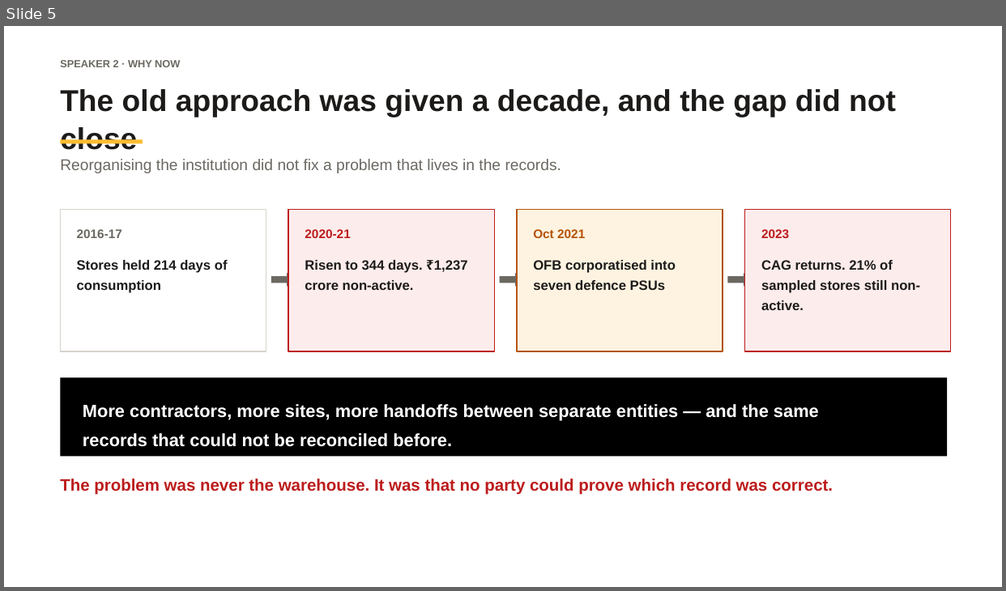
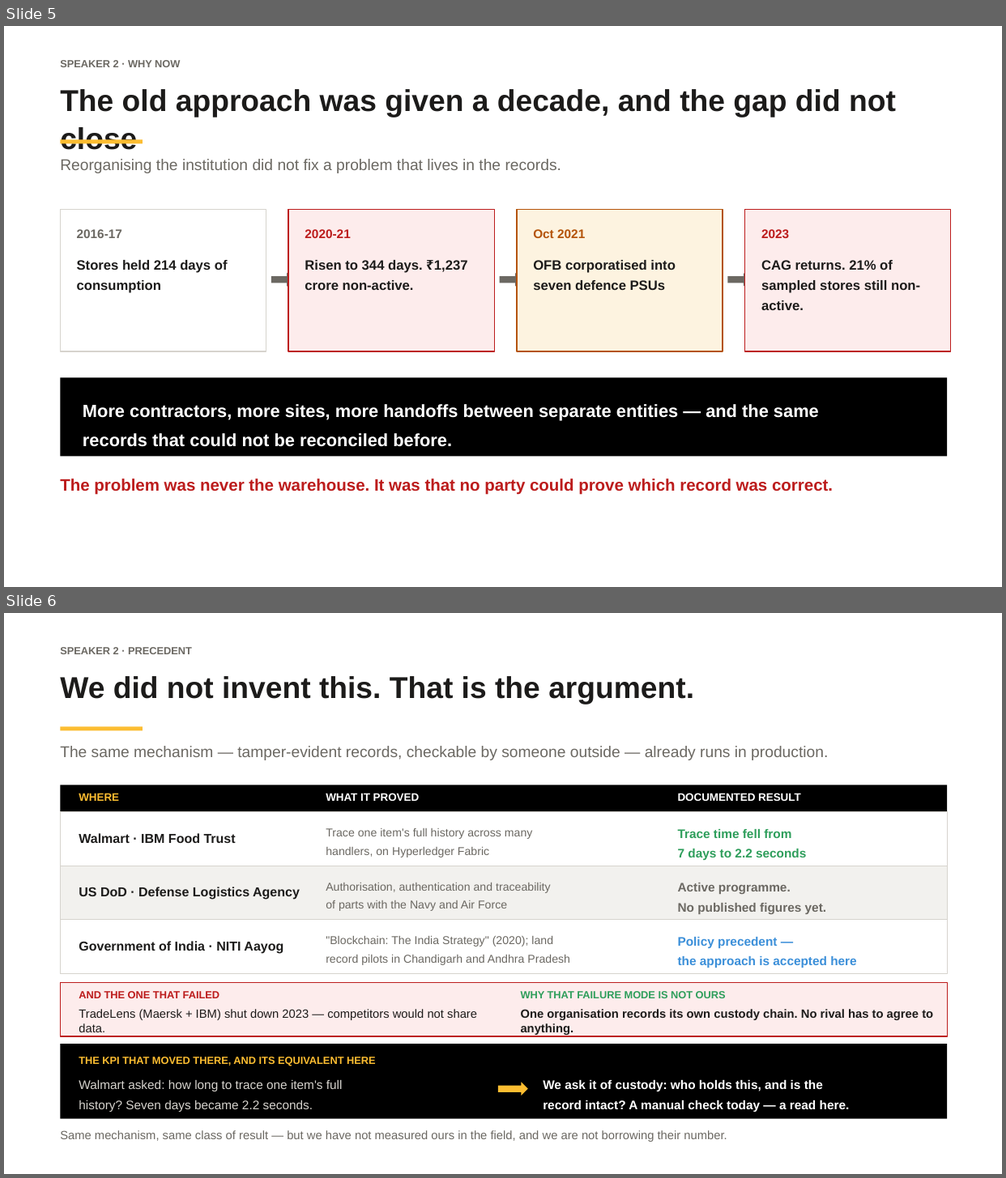
Before and after one commit to tohraan/chainid-vault, a slide deck: docs/ChainIDVault_Pitch_Deck.pptx. Shown one above the other, each under a label of ours: slide 5 before the commit, slides 5 and 6 after it. The pictures are 1006x591 and 1006x1178 pixels, drawn with LibreOffice and Linux fonts; fonts in the diff are those of the drawing. Boxes give left, top, right and bottom in pixels: in the first picture for what was removed or moved away, otherwise in the second. Text is boxed around its words. In the diff, an @@ line names an element or a change of style, - is before the commit and + after.

```diff
--- a/docs/ChainIDVault_Pitch_Deck.pptx
+++ b/docs/ChainIDVault_Pitch_Deck.pptx
@@ slide 6 added at (4, 613, 1002, 1174), background #FFFFFF @@
@@ text added at (60, 647, 192, 654), 10 pt, text #6B6862, bold @@
+SPEAKER 2 · PRECEDENT
@@ text added at (60, 676, 694, 705), 29 pt, text #1C1B1A, bold @@
+We did not invent this. That is the argument.
@@ rectangle added at (60, 726, 143, 731), fill #FCBD31 @@
@@ text added at (60, 746, 828, 760), 15 pt, text #6B6862 @@
+The same mechanism — tamper-evident records, checkable by someone outside — already runs in production.
@@ rectangle added at (60, 786, 948, 812), fill #000000 @@
@@ text added at (79, 794, 119, 801), 10.5 pt, text #FCBD31, bold @@
+WHERE
@@ text added at (326, 793, 420, 801), 10.5 pt, text #FFFFFF, bold @@
+WHAT IT PROVED
@@ text added at (678, 793, 801, 801), 10.5 pt, text #FFFFFF, bold @@
+DOCUMENTED RESULT
@@ rectangle added at (60, 812, 948, 866), fill #FFFFFF, outline #D6D3CD 1 pt @@
@@ text added at (326, 828, 533, 858), 11 pt, text #6B6862 @@
+Trace one item's full history across many
+handlers, on Hyperledger Fabric
@@ text added at (678, 829, 806, 860), 12 pt, text #2E9E5B, bold @@
+Trace time fell from
+7 days to 2.2 seconds
@@ text added at (79, 833, 236, 843), 12.5 pt, text #1C1B1A, bold @@
+Walmart · IBM Food Trust
@@ rectangle added at (60, 866, 948, 920), fill #F2F1EE, outline #D6D3CD 1 pt @@
@@ text added at (79, 887, 300, 900), 12.5 pt, text #1C1B1A, bold @@
+US DoD · Defense Logistics Agency
@@ text added at (326, 883, 551, 911), 11 pt, text #6B6862 @@
+Authorisation, authentication and traceability
+of parts with the Navy and Air Force
@@ text added at (678, 883, 826, 914), 12 pt, text #6B6862, bold @@
+Active programme.
+No published figures yet.
@@ rectangle added at (60, 920, 948, 973), fill #FFFFFF, outline #D6D3CD 1 pt @@
@@ text added at (79, 941, 283, 954), 12.5 pt, text #1C1B1A, bold @@
+Government of India · NITI Aayog
@@ text added at (326, 936, 570, 965), 11 pt, text #6B6862 @@
+"Blockchain: The India Strategy" (2020); land
+record pilots in Chandigarh and Andhra Pradesh
@@ text added at (678, 937, 856, 968), 12 pt, text #3B8FD9, bold @@
+Policy precedent —
+the approach is accepted here
@@ rectangle added at (60, 983, 948, 1037), fill #FDECEC, outline #BC1C1C 1 pt @@
@@ text added at (79, 991, 220, 999), 10 pt, text #BC1C1C, bold @@
+AND THE ONE THAT FAILED
@@ text added at (521, 991, 726, 999), 10 pt, text #2E9E5B, bold @@
+WHY THAT FAILURE MODE IS NOT OURS
@@ text added at (79, 1009, 477, 1033), 11.5 pt, text #1C1B1A @@
+TradeLens (Maersk + IBM) shut down 2023 — competitors would not share data.
@@ text added at (521, 1009, 933, 1035), 11.5 pt, text #1C1B1A, bold @@
+One organisation records its own custody chain. No rival has to agree to anything.
@@ rectangle added at (60, 1044, 948, 1119), fill #000000 @@
@@ text added at (79, 1057, 376, 1067), 10 pt, text #FCBD31, bold @@
+THE KPI THAT MOVED THERE, AND ITS EQUIVALENT HERE
@@ text added at (79, 1080, 343, 1112), 12 pt, text #D6D3CD @@
+Walmart asked: how long to trace one item's full
+history? Seven days became 2.2 seconds.
@@ right arrow added at (498, 1082, 528, 1096), fill #FCBD31 @@
@@ text added at (543, 1080, 850, 1113), 12 pt, text #FFFFFF, bold @@
+We ask it of custody: who holds this, and is the
+record intact? A manual check today — a read here.
@@ text added at (60, 1131, 727, 1142), 11.5 pt, text #6B6862 @@
+Same mechanism, same class of result — but we have not measured ours in the field, and we are not borrowing their number.
```
Also in this commit, not shown: 1 other file.
